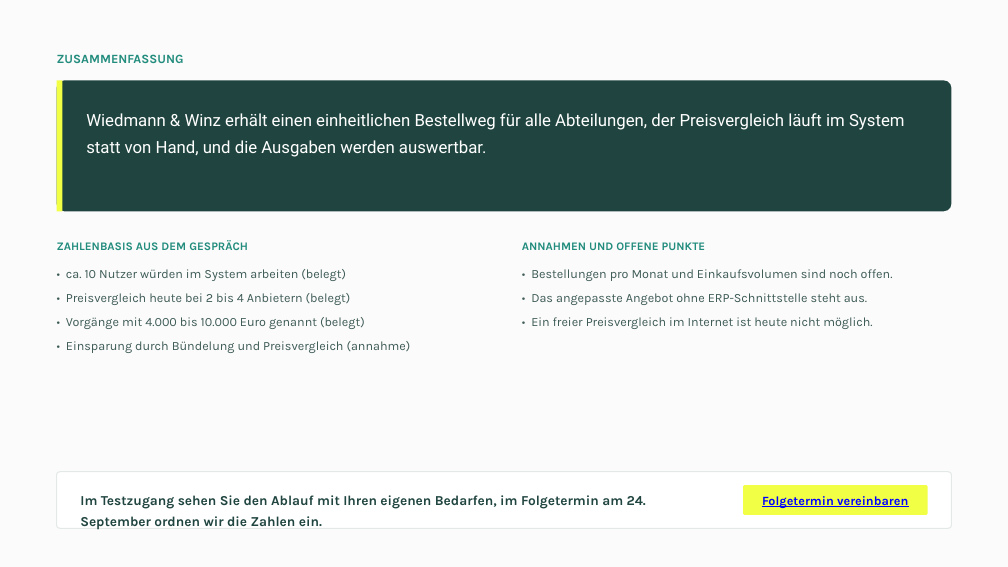
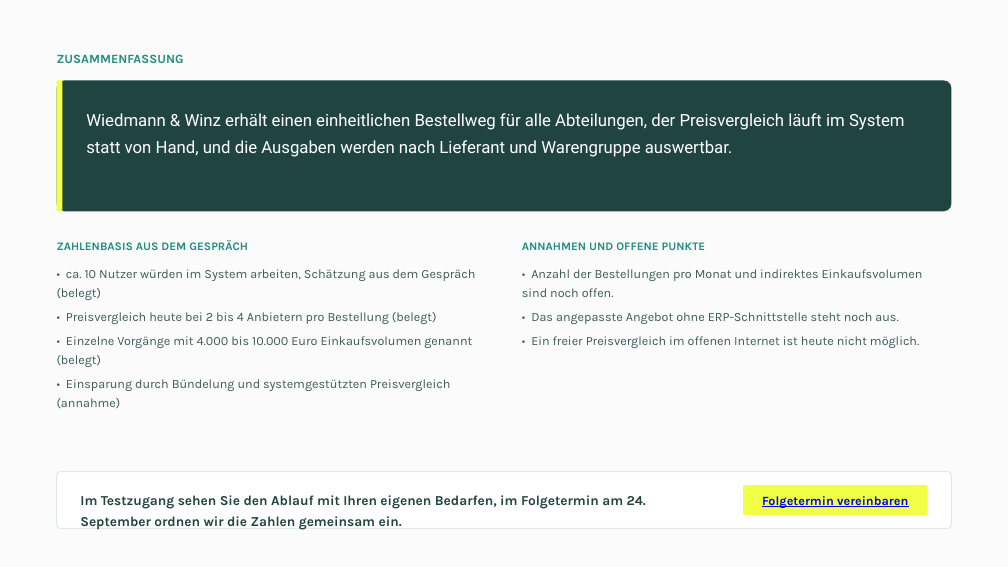
Before and after one commit to moritzhivebuy/new, a slide deck: slide 6 of .claude/skills/impact-ladder-pdf/output/2026-09-03-impact-ladder-wiedmann-winz.pptx. Drawn at 1008x567 pixels with LibreOffice and Linux fonts; fonts in the diff are those of the drawing. Boxes give left, top, right and bottom in pixels: in the first picture for what was removed or moved away, otherwise in the second. Text is boxed around its words. In the diff, an @@ line names an element or a change of style, - is before the commit and + after.

```diff
--- a/.claude/skills/impact-ladder-pdf/output/2026-09-03-impact-ladder-wiedmann-winz.pptx
+++ b/.claude/skills/impact-ladder-pdf/output/2026-09-03-impact-ladder-wiedmann-winz.pptx
@@ text at bbox=[86, 113, 905, 157]: text changed @@
-Wiedmann & Winz erhält einen einheitlichen Bestellweg für alle Abteilungen, der Preisvergleich läuft im System statt von Hand, und die Ausgaben werden auswertbar.
+Wiedmann & Winz erhält einen einheitlichen Bestellweg für alle Abteilungen, der Preisvergleich läuft im System statt von Hand, und die Ausgaben werden nach Lieferant und Warengruppe auswertbar.
@@ text at bbox=[57, 269, 475, 408]: text changed @@
-• ca. 10 Nutzer würden im System arbeiten (belegt)
-• Preisvergleich heute bei 2 bis 4 Anbietern (belegt)
-• Vorgänge mit 4.000 bis 10.000 Euro genannt (belegt)
-• Einsparung durch Bündelung und Preisvergleich (annahme)
+• ca. 10 Nutzer würden im System arbeiten, Schätzung aus dem Gespräch (belegt)
+• Preisvergleich heute bei 2 bis 4 Anbietern pro Bestellung (belegt)
+• Einzelne Vorgänge mit 4.000 bis 10.000 Euro Einkaufsvolumen genannt (belegt)
+• Einsparung durch Bündelung und systemgestützten Preisvergleich (annahme)
@@ text at bbox=[522, 269, 923, 348]: text changed @@
-• Bestellungen pro Monat und Einkaufsvolumen sind noch offen.
-• Das angepasste Angebot ohne ERP-Schnittstelle steht aus.
-• Ein freier Preisvergleich im Internet ist heute nicht möglich.
+• Anzahl der Bestellungen pro Monat und indirektes Einkaufsvolumen sind noch offen.
+• Das angepasste Angebot ohne ERP-Schnittstelle steht noch aus.
+• Ein freier Preisvergleich im offenen Internet ist heute nicht möglich.
@@ text at bbox=[80, 495, 646, 530]: text changed @@
-Im Testzugang sehen Sie den Ablauf mit Ihren eigenen Bedarfen, im Folgetermin am 24. September ordnen wir die Zahlen ein.
+Im Testzugang sehen Sie den Ablauf mit Ihren eigenen Bedarfen, im Folgetermin am 24. September ordnen wir die Zahlen gemeinsam ein.
```
Also in this commit, not shown: 4 other slides changed, 2 other files.
